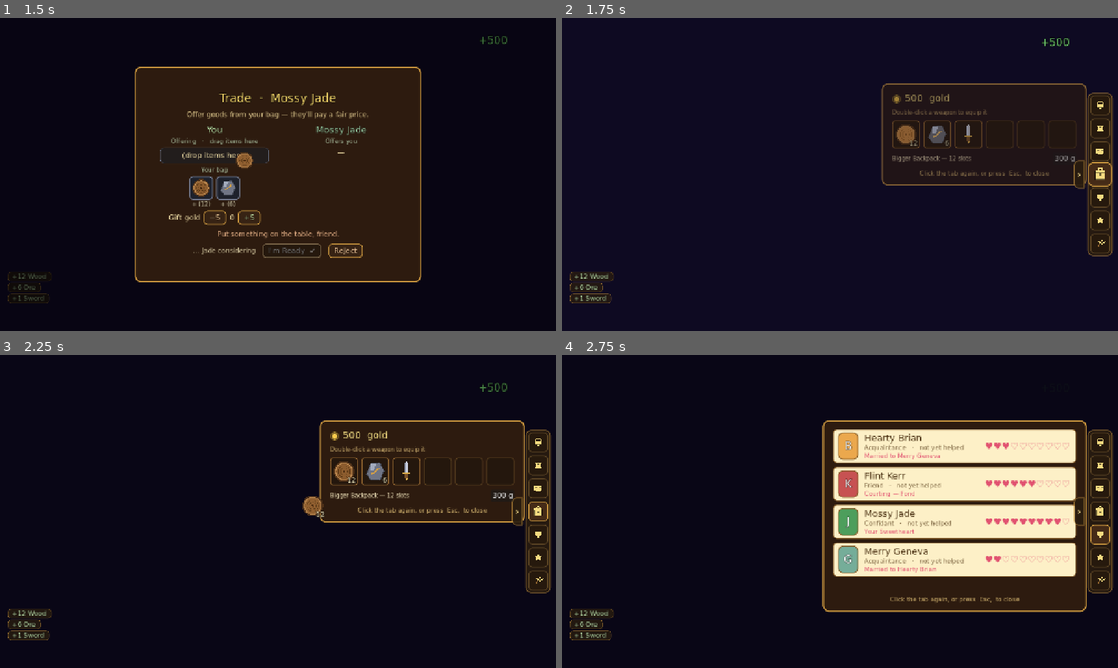
Above: before the commit, frames 1-4 (two rows, left to right).
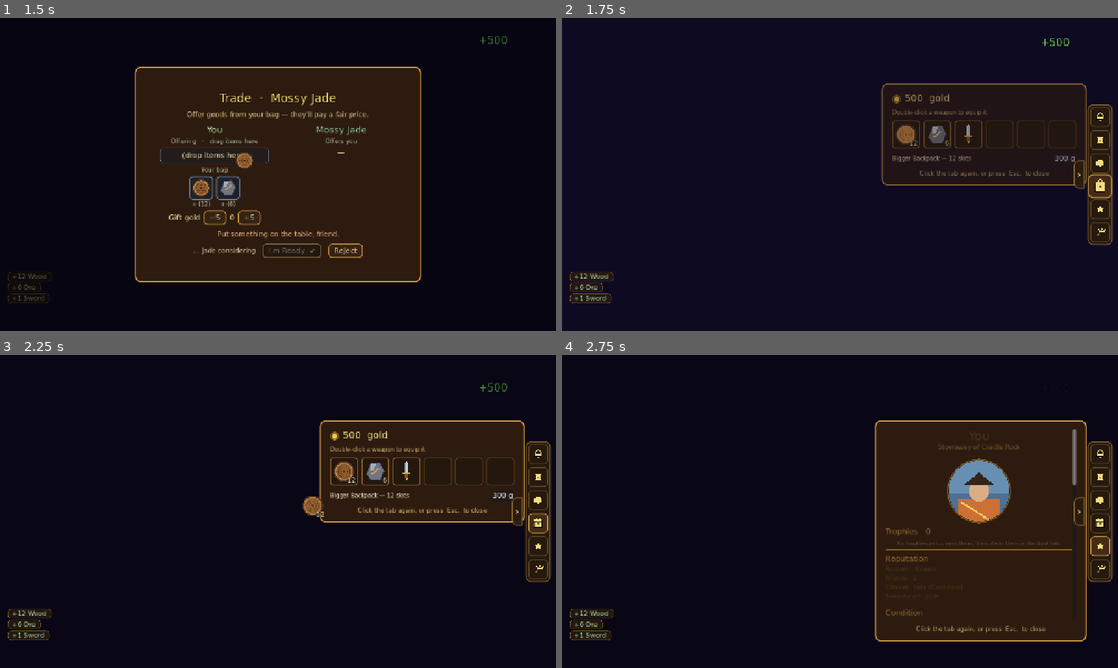
Above: after the commit, the same moments.

Repository: TairoyZone/shivaliva-shanty
Game: Godot game, scene res://tools/shot_harness.tscn
The game is run twice, just before and just after one commit, with the same random seed, the same clock (stepped at 60 frames per second) and the same inputs. This scene is started directly instead of the project's main scene.
Inputs (mouse positions are in pixels of both pictures, inside the frame that each line leads up to):
- Up to frame 1 (1.5 s): click "Aye — be mine" at 0.5 s; tap Enter (ui_accept) at 1.25 s; drag from (200, 187) to (333, 105) at 1.27 s
- Up to frame 2 (1.75 s): no input
- Up to frame 3 (2.25 s): tap A (move_left) at 2 s; drag from (344, 470) to (250, 574) at 2.02 s
- Up to frame 4 (2.75 s): no input

Frame 1 is identical in both runs. In frame 2, 1.0% of the frame differs, in the area x 94-99%, y 23-77%; in frame 3, 1.1%; in frame 4, 27%, in the area x 46-99%, y 20-92%.

Commit message:
feat(affinity): retire the Stardew hearts UI -> worded tiers on the Profile
The standalone heart-meter Hearts tab is gone; per-NPC affinity (unchanged under
the hood) now reads as worded tiers (Stranger -> Acquaintance -> Friend ->
Confidant, soured ones in red) where you actually look:
- inventory_panel: dropped the heart "relationships" rail tab + its view wiring
- relationships_panel (RelationshipsView): removed the heart meter; added an
  `embedded` mode (no own scroll/min-size) so it flows inside another panel
- profile_panel: a new "Hearties" section embeds that list under Reputation
- npc_profile_card: dropped the red hearts ProgressBar (the worded "Rapport: X"
  line above it stays)
- hud R / npc.gd dead `_open_hearts` -> the Profile (which now holds hearties)

Verified: parse scan + a Profile screenshot (tiers correct for the seeded
rapport, soured NPC in red, no heart glyphs anywhere).

Co-Authored-By: Claude Opus 4.8 (1M context) <noreply@anthropic.com>

Diff:
--- a/components/npc/npc.gd
+++ b/components/npc/npc.gd
@@ -235,13 +235,6 @@
 	SpeechBubble.say(self, lines[randi() % lines.size()])
 
 
-# Hearts → your Hearties page (rapport with the cast), via the backpack's Hearts tab.
-func _open_hearts() -> void:
-
-	if HUD != null:
-		HUD._open_inventory_tab("relationships")
-
-
 # Spar → challenge THIS NPC to a 1v1 Skirmish duel. Mirrors the Spar post's launch: seat this NPC as the
 # opponent (consumed by SkirmishDuel._resolve_opponent), set the return anchor next to them, change scene.
 func _challenge() -> void:
--- a/interface/hud.gd
+++ b/interface/hud.gd
@@ -101,16 +101,16 @@
 	_purse.pivot_offset = _purse.size * 0.5
 
 
-# R opens the backpack straight to its Hearts tab — the Stardew-style
-# social-page shortcut. Same path the Hearts menu button uses.
-func _open_hearts() -> void:
-
-	_open_inventory_tab("relationships")
-
-
-# Open the backpack straight to [param tab] ("items" / "relationships" /
-# "profile"), or CLOSE it if it's already showing that page (so a button
-# toggles its own page). Shared by the quick-access menu + the R key.
+# R opens the backpack straight to the Profile — your standings with the cast now live there as worded
+# tiers (the standalone Stardew-style Hearts tab was retired 2026-06-16).
+func _open_profile() -> void:
+
+	_open_inventory_tab("profile")
+
+
+# Open the backpack straight to [param tab] ("items" / "profile" / …), or
+# CLOSE it if it's already showing that page (so a button toggles its own
+# page). Shared by the quick-access menu + the R key.
 func _open_inventory_tab(tab: String) -> void:
 
 	ChatBox.drop_focus()   # a mouse click on a HUD button leaves the chat bar (no stuck focus / world-freeze)
@@ -213,7 +213,7 @@
 		_toggle_inventory()   # the backpack key the docs have always promised (alongside ESC)
 		get_viewport().set_input_as_handled()
 	elif event is InputEventKey and event.pressed and not event.echo and event.keycode == KEY_R:
-		_open_hearts()
+		_open_profile()
 		get_viewport().set_input_as_handled()
 
 
--- a/interface/inventory_panel/inventory_panel.gd
+++ b/interface/inventory_panel/inventory_panel.gd
@@ -44,8 +44,7 @@
 	{"tab": "objectives", "glyph": "scroll", "tip": "Objectives — your current goals"},
 	{"tab": "tutorial", "glyph": "book", "tip": "Tutorials — how to play"},
 	{"tab": "items", "glyph": "bag", "tip": "Backpack — your items  (E)"},
-	{"tab": "relationships", "glyph": "heart", "tip": "Hearties — your bonds with the cast  (R)"},
-	{"tab": "profile", "glyph": "star", "tip": "Profile — your rank, trophies, and skills"},
+	{"tab": "profile", "glyph": "star", "tip": "Profile — rank, trophies, skills + your hearties  (R)"},
 ]
 
 
@@ -56,9 +55,8 @@
 var _gold_label : Label            # gold total, shown here now (the always-on HUD purse was retired)
 var _bag_row : HBoxContainer       # the Stardew-style "buy a bigger backpack" upgrade row
 var _grid : GridContainer
-## The Hearts tab — a [RelationshipsView] (Stardew-style social page).
-var _hearts_view : RelationshipsView
-## The Profile tab — a [ProfileView] (rank, reputation, fleet, trophies, mastery standings).
+## The Profile tab — a [ProfileView] (rank, reputation, fleet, trophies, mastery standings + your
+## hearties as worded tiers — the standalone Stardew-style Hearts tab was retired 2026-06-16).
 var _profile_view : ProfileView
 ## The Tutorial tab — the how-to for the CURRENT scene (the puzzle you're in, or the overworld controls).
 var _tutorial_page : Control
@@ -74,7 +72,7 @@
 var _current_help_label : Label
 var _puzzle_help_text : String = ""
 var _rail_buttons : Dictionary = {}   # tab id → its rail Button (for active-state styling)
-## "tutorial" / "items" / "relationships" / "profile".
+## "ayo" / "objectives" / "tutorial" / "items" / "profile".
 var _current_tab : String = "items"
 var _is_open : bool = false           # is the content pane EXPANDED (the rail is always visible)
 
@@ -205,10 +203,7 @@
 	_bag_row.add_theme_constant_override("separation", 8)
 	_items_page.add_child(_bag_row)
 
-	# Hearts + Profile pages (hidden until their tab is picked).
-	_hearts_view = RelationshipsView.new()
-	_hearts_view.visible = false
-	vbox.add_child(_hearts_view)
+	# Profile page (hidden until its tab is picked) — it now also hosts the hearties list.
 	_profile_view = ProfileView.new()
 	_profile_view.visible = false
 	vbox.add_child(_profile_view)
@@ -918,8 +913,6 @@
 		_obj_page.visible = (tab == "objectives")
 	if _items_page != null:
 		_items_page.visible = (tab == "items")
-	if _hearts_view != null:
-		_hearts_view.visible = (tab == "relationships")
 	if _profile_view != null:
 		_profile_view.visible = (tab == "profile")
 	_update_rail_styles()
@@ -950,10 +943,6 @@
 		return
 	if _current_tab == "objectives":
 		_refresh_objectives()
-		return
-	if _current_tab == "relationships":
-		if _hearts_view != null:
-			_hearts_view.refresh()
 		return
 	if _current_tab == "profile":
 		if _profile_view != null:
--- a/interface/npc_profile/npc_profile_card.gd
+++ b/interface/npc_profile/npc_profile_card.gd
@@ -92,7 +92,6 @@
 	var rom : String = _romance_standing()
 	if not rom.is_empty():
 		_content.add_child(_kv("Romance", rom))
-	_content.add_child(_hearts_bar())
 	var done : int = int(PlayerState.npc_favor_done.get(_npc_name, 0))
 	if done > 0:
 		_content.add_child(_muted("Favours done for them: %d" % done))
@@ -271,28 +270,6 @@
 
 # --- small builders ----------------------------------------------------
 
-func _hearts_bar() -> Control:
-
-	var bar : ProgressBar = ProgressBar.new()
-	var aff : int = PlayerState.get_affinity(_npc_name)
-	bar.min_value = 0.0
-	bar.max_value = float(PlayerState.MAX_AFFINITY)
-	bar.value = float(maxi(aff, 0))   # negative rapport reads as an EMPTY bar; the red trough below marks WHY
-	bar.show_percentage = false
-	bar.custom_minimum_size = Vector2(0, 12)
-	bar.size_flags_horizontal = Control.SIZE_EXPAND_FILL
-	var bg : StyleBoxFlat = StyleBoxFlat.new()
-	# A soured standing tints the empty trough RED, so a grudge no longer looks like a never-met Stranger.
-	bg.bg_color = Color(0.42, 0.16, 0.16, 1.0) if aff < 0 else Color(0.24, 0.20, 0.16, 1.0)
-	bg.set_corner_radius_all(6)
-	bar.add_theme_stylebox_override("background", bg)
-	var fill : StyleBoxFlat = StyleBoxFlat.new()
-	fill.bg_color = Color(0.90, 0.34, 0.40, 1.0)
-	fill.set_corner_radius_all(6)
-	bar.add_theme_stylebox_override("fill", fill)
-	return bar
-
-
 func _section(text: String) -> Label:
 	var l : Label = Label.new()
 	l.text = text
--- a/interface/profile_panel/profile_panel.gd
+++ b/interface/profile_panel/profile_panel.gd
@@ -77,6 +77,8 @@
 	_root.add_child(_make_center_column())   # avatar + trophies
 	_root.add_child(_rule())
 	_root.add_child(_make_left_column())     # reputation + fleet
+	_root.add_child(_rule())
+	_root.add_child(_make_hearties_section()) # per-NPC standings as worded tiers (was the Hearts tab)
 	_root.add_child(_rule())
 	_root.add_child(_make_crew_section())    # your crew roster
 	_root.add_child(_rule())
@@ -176,6 +178,20 @@
 		col.add_child(_muted_line("Flying the %s." % PlayerState.FIRST_SHIP_NAME))
 	else:
 		col.add_child(_muted_line("No ship yet — earn your wings."))
+	return col
+
+
+# The hearties standings — every islander you have any rapport with, as a worded tier (the Stardew Hearts
+# tab was retired 2026-06-16; the per-NPC affinity it read lives on unchanged, just shown as text here).
+func _make_hearties_section() -> Control:
+
+	var col : VBoxContainer = VBoxContainer.new()
+	col.add_theme_constant_override("separation", 6)
+	col.size_flags_horizontal = Control.SIZE_EXPAND_FILL
+	col.add_child(_section_label("Hearties"))
+	var view : RelationshipsView = RelationshipsView.new()
+	view.embedded = true
+	col.add_child(view)
 	return col
 
 
--- a/interface/relationships_panel/relationships_panel.gd
+++ b/interface/relationships_panel/relationships_panel.gd
@@ -1,9 +1,7 @@
-## A scrollable list of the cast and the player's rapport with each: a
-## portrait swatch, name, rapport tier, a heart meter, and favour history.
-## NOT a standalone window — it's embedded as the "Hearts" TAB inside the
-## [InventoryPanel] (the Stardew-style unified menu), which supplies the
-## surrounding window/title/close. Self-refreshes on rapport changes while
-## it's the visible tab. See [[parlor-social-system]].
+## A list of the cast and the player's rapport with each: a portrait swatch, name, the worded rapport
+## TIER (no more Stardew hearts — Troy 2026-06-16), and favour history. Embedded into the [ProfileView]'s
+## "Hearties" section (set [member embedded] = true before add_child so it drops its own scroll + min size
+## and flows inside the Profile's scroll). Self-refreshes on rapport changes. See [[parlor-social-system]].
 class_name RelationshipsView
 extends Control
 
@@ -12,28 +10,35 @@
 const COLOR_INK : Color = Color(0.30, 0.20, 0.08, 1.0)
 const COLOR_INK_SOFT : Color = Color(0.42, 0.32, 0.18, 1.0)
 const COLOR_FRAME : Color = Color(0.52, 0.36, 0.16, 1.0)
-const COLOR_HEART : Color = Color(0.88, 0.32, 0.44, 1.0)
-
-## Heart pips in the meter; each = MAX_AFFINITY / HEARTS rapport points.
-const HEARTS : int = 10
+const COLOR_HEART : Color = Color(0.88, 0.32, 0.44, 1.0)   # romance/sweetheart note only
 
 # (Visibility rule: any NON-ZERO rapport shows — positive friendships AND soured standings, in red.
 # The whole untouched cast stays hidden. See refresh().)
 
+## Set true before add_child to flow INSIDE another scroll (the Profile) — no own ScrollContainer, no min size.
+var embedded : bool = false
+
 var _list : VBoxContainer
 
 
 func _ready() -> void:
 
-	custom_minimum_size = Vector2(560.0, 372.0)
-	var scroll : ScrollContainer = ScrollContainer.new()
-	scroll.set_anchors_preset(Control.PRESET_FULL_RECT)
-	scroll.horizontal_scroll_mode = ScrollContainer.SCROLL_MODE_DISABLED
-	add_child(scroll)
 	_list = VBoxContainer.new()
 	_list.add_theme_constant_override("separation", 8)
 	_list.size_flags_horizontal = Control.SIZE_EXPAND_FILL
-	scroll.add_child(_list)
+	if embedded:
+		size_flags_horizontal = Control.SIZE_EXPAND_FILL
+		_list.set_anchors_preset(Control.PRESET_TOP_WIDE)   # full width, height = its content
+		add_child(_list)
+		# Report the list's height up so the Profile's VBox gives this Control the room it needs.
+		_list.resized.connect(func() -> void: custom_minimum_size = Vector2(0, _list.size.y))
+	else:
+		custom_minimum_size = Vector2(560.0, 372.0)
+		var scroll : ScrollContainer = ScrollContainer.new()
+		scroll.set_anchors_preset(Control.PRESET_FULL_RECT)
+		scroll.horizontal_scroll_mode = ScrollContainer.SCROLL_MODE_DISABLED
+		add_child(scroll)
+		scroll.add_child(_list)
 	if not Engine.is_editor_hint():
 		PlayerState.affinity_changed.connect(_on_affinity_changed)
 	refresh()
@@ -105,13 +110,6 @@
 		rlabel.add_theme_font_size_override("font_size", 14)
 		rlabel.add_theme_color_override("font_color", COLOR_HEART)
 		col.add_child(rlabel)
-
-	var hearts : Label = Label.new()
-	hearts.text = _hearts_text(affinity)
-	hearts.add_theme_font_size_override("font_size", 22)
-	hearts.add_theme_color_override("font_color", COLOR_HEART)
-	hearts.size_flags_vertical = Control.SIZE_SHRINK_CENTER
-	row.add_child(hearts)
 	return card
 
 
@@ -170,15 +168,6 @@
 	return swatch
 
 
-# Filled (♥) up to the rapport level, hollow (♡) for the rest — the two
-# glyphs read as full vs empty even in one colour.
-func _hearts_text(affinity: int) -> String:
-
-	var per : float = float(PlayerState.MAX_AFFINITY) / float(HEARTS)
-	var filled : int = clampi(int(round(float(affinity) / per)), 0, HEARTS)
-	return "♥".repeat(filled) + "♡".repeat(HEARTS - filled)
-
-
 func _favour_note(who: String) -> String:
 
 	if PlayerState.has_active_favor(who):
--- a/tools/shot_harness.gd
+++ b/tools/shot_harness.gd
@@ -49,10 +49,10 @@
 	PlayerState.set_romance_stage("Flint Kerr", 1)      # "Courting — Fond"
 	PlayerState.add_affinity("Merry Geneva", 22)
 
-	# 4-6. The user panel's three pages: Backpack (weapons-as-items grid), Hearts (romance lines), Profile.
+	# 4-5. The user panel's pages: Backpack (weapons-as-items grid) + Profile (rank, trophies, hearties).
 	get_tree().paused = false   # the freed modal's pause-restore lands a frame late; its fade tween stalls paused
 	await get_tree().process_frame
-	for shot in [["items", "04_backpack"], ["relationships", "05_hearts"], ["profile", "06_profile"]]:
+	for shot in [["items", "04_backpack"], ["profile", "05_profile"]]:
 		UserPanel.open(String(shot[0]))   # direct — the HUD wrapper gates on HUD visibility + toggles
 		await _settle()
 		await _capture(String(shot[1]))
--- /dev/null
+++ b/tools/shot_profile.gd
@@ -0,0 +1,31 @@
+extends Node2D
+const OUT := "user://shots"
+func _ready() -> void:
+	DirAccess.make_dir_recursive_absolute(OUT)
+	call_deferred("_go")
+func _go() -> void:
+	var scene : Node = load("res://levels/shore/shore.tscn").instantiate()
+	get_tree().root.add_child(scene)
+	get_tree().current_scene = scene
+	PlayerState.game_minutes = 750.0   # noon — brighten the world behind the panel
+	PlayerState.add_affinity("Hearty Brian", 70)
+	PlayerState.add_affinity("Stormy Jericho", 30)
+	PlayerState.add_affinity("Spritely Mia", 10)
+	PlayerState.add_affinity("Flint Kerr", -35)
+	await get_tree().create_timer(1.0).timeout
+	UserPanel.open("profile")
+	await get_tree().create_timer(0.6).timeout
+	var pv : Node = _find_profile(get_tree().root)
+	if pv != null and pv.get_child_count() > 0 and pv.get_child(0) is ScrollContainer:
+		(pv.get_child(0) as ScrollContainer).scroll_vertical = 720
+	await get_tree().create_timer(0.5).timeout
+	get_viewport().get_texture().get_image().save_png("%s/look_profile_hearties.png" % OUT)
+	get_tree().quit()
+func _find_profile(n: Node) -> Node:
+	if n is ProfileView:
+		return n
+	for c in n.get_children():
+		var r : Node = _find_profile(c)
+		if r != null:
+			return r
+	return null
--- /dev/null
+++ b/tools/shot_profile.tscn
@@ -0,0 +1,6 @@
+[gd_scene load_steps=2 format=3]
+
+[ext_resource type="Script" path="res://tools/shot_profile.gd" id="1"]
+
+[node name="ShotProfile" type="Node2D"]
+script = ExtResource("1")
